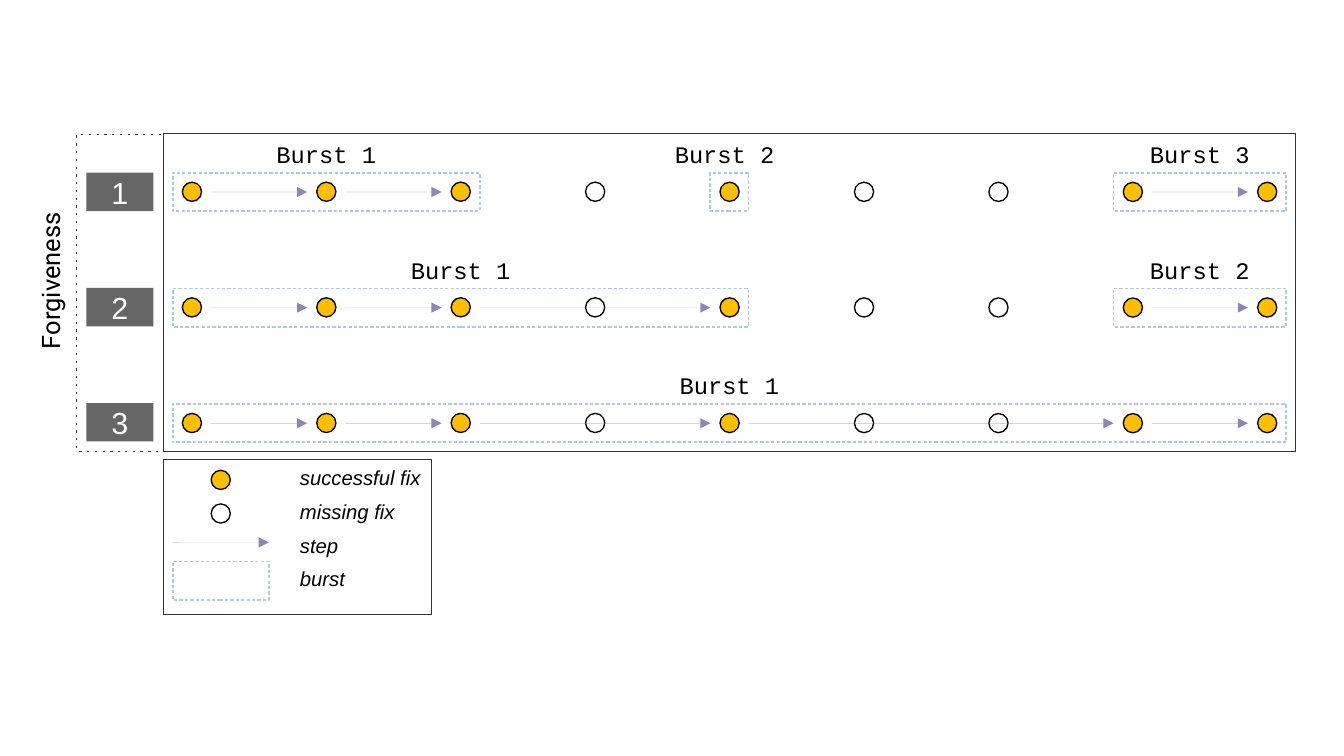
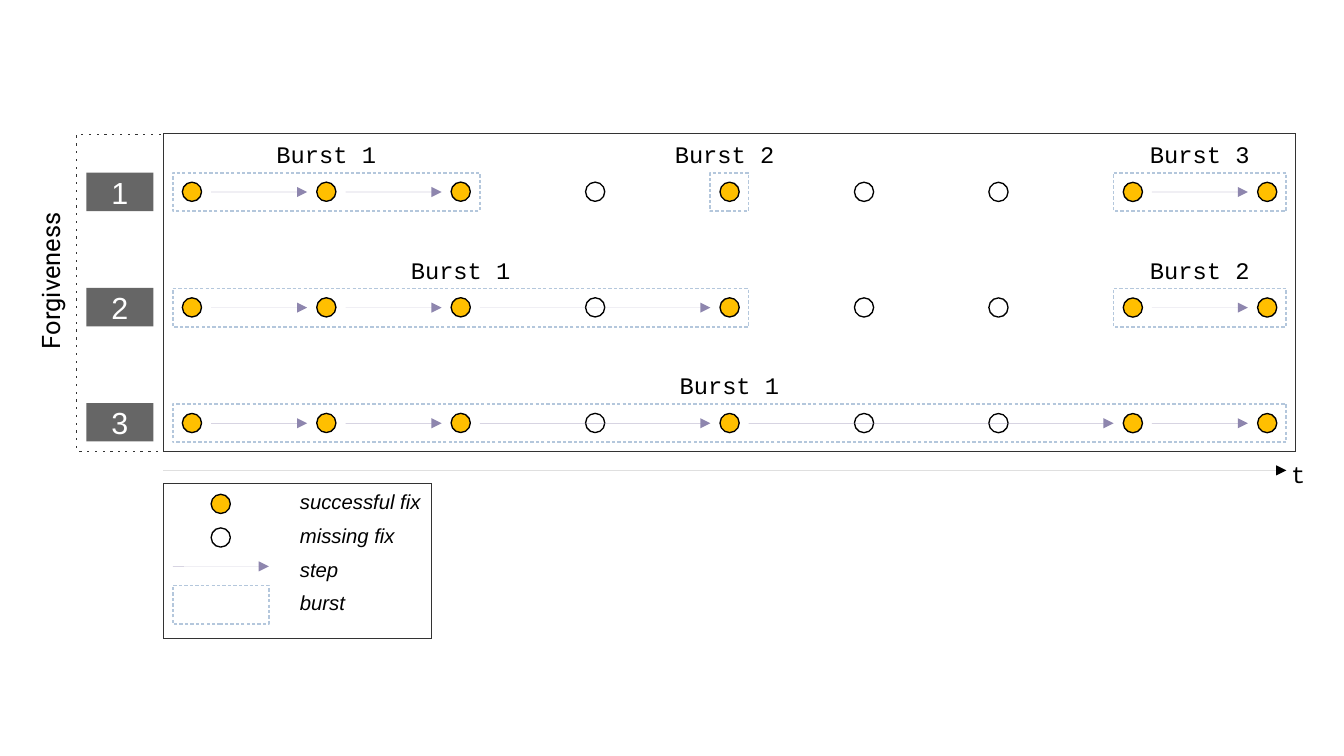
Before and after one commit to DavidDHofmann/PhD, a slide deck: slide 1 of Chapter_4/Charts.odp. Drawn at 1344x756 pixels with LibreOffice and Linux fonts; fonts in the diff are those of the drawing. Boxes give left, top, right and bottom in pixels: in the first picture for what was removed or moved away, otherwise in the second. Text is boxed around its words. In the diff, an @@ line names an element or a change of style, - is before the commit and + after.

```diff
--- a/Chapter_4/Charts.odp
+++ b/Chapter_4/Charts.odp
@@ arrow added from (163, 471) to (1287, 471), #000000 0 pt @@
@@ text added at [1291, 467, 1305, 483], 14 pt, text #000000 @@
+t
@@ 4 texts, 2 rectangles, 2 ellipses, 1 arrow: place and size @@
-4 texts, 2 rectangles, 2 ellipses, 1 arrow at [163, 460, 432, 615]
+4 texts, 2 rectangles, 2 ellipses, 1 arrow at [163, 484, 432, 639]
```
Also in this commit, not shown: 35 other files.
